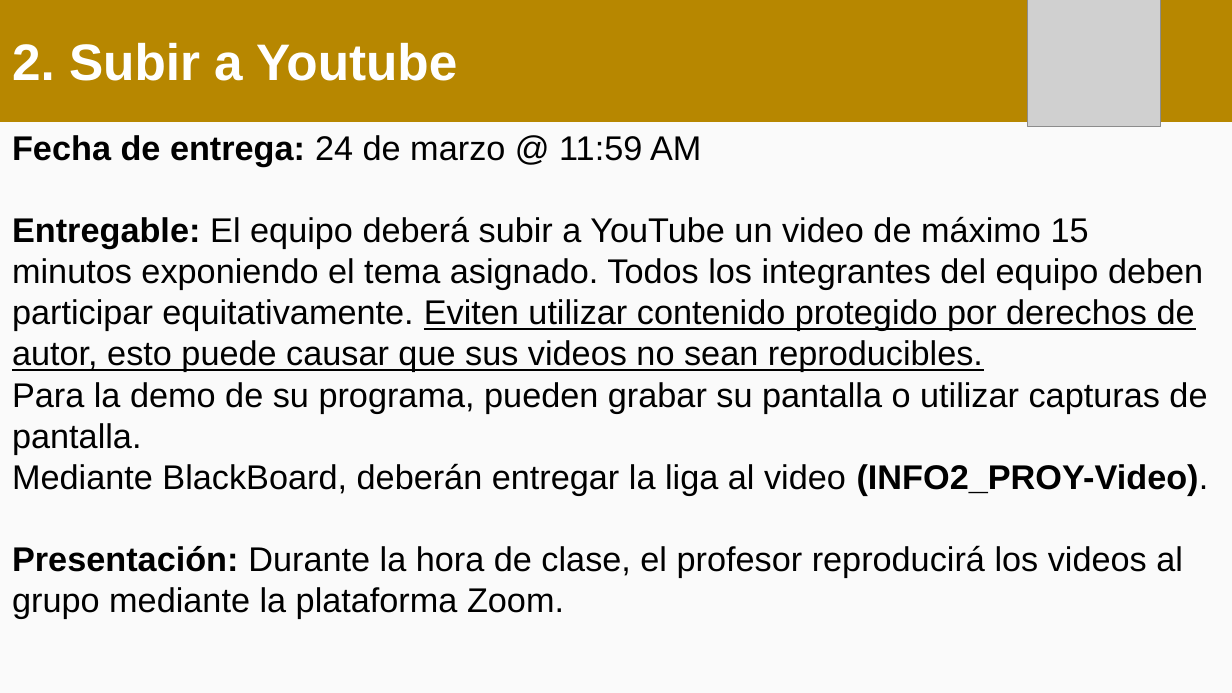
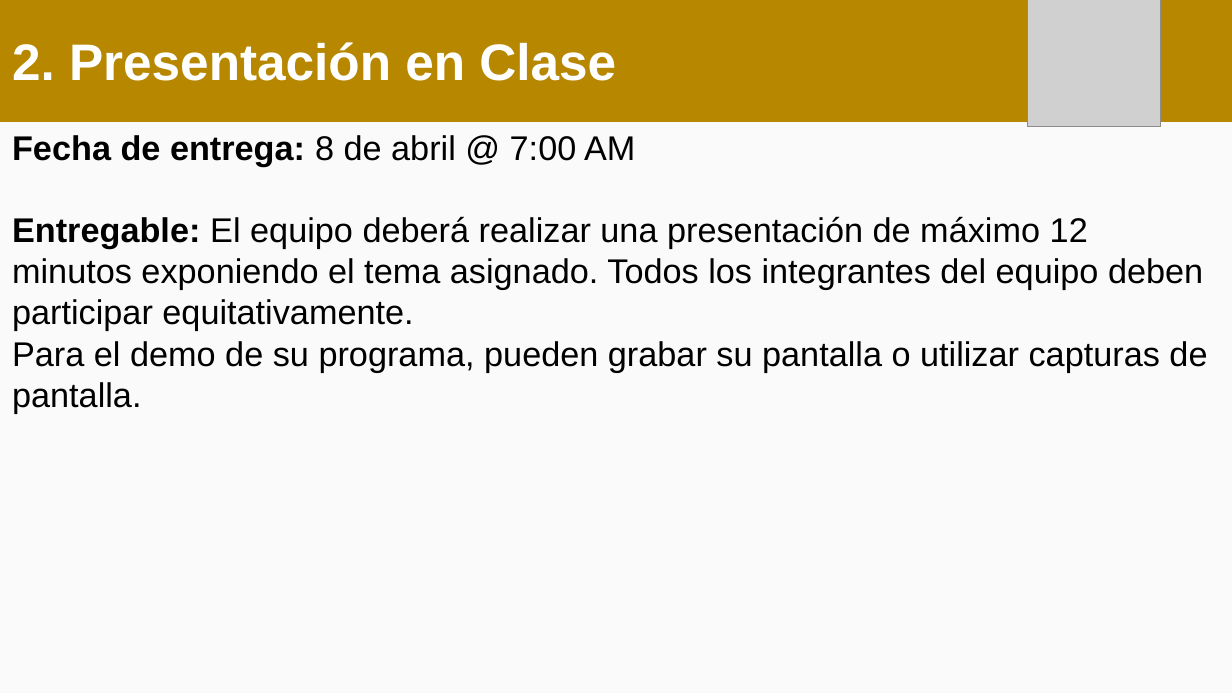
Before and after one commit to OMardil/INFO2_2021, a slide deck: slide 8 of PROYECTO/INFO2_PROYECTO.pptx. Drawn at 1232x693 pixels with LibreOffice and Linux fonts; fonts in the diff are those of the drawing; grey boxes stand for pictures. Boxes give left, top, right and bottom in pixels: in the first picture for what was removed or moved away, otherwise in the second. Text is boxed around its words. In the diff, an @@ line names an element or a change of style, - is before the commit and + after.

Commit message:
Update INFO2 files

```diff
--- a/PROYECTO/INFO2_PROYECTO.pptx
+++ b/PROYECTO/INFO2_PROYECTO.pptx
@@ text in rectangle at [12, 42, 616, 81]: text changed @@
-2. Subir a Youtube
+2. Presentación en Clase
@@ text at [12, 135, 1207, 413]: text changed @@
-Fecha de entrega: 24 de marzo @ 11:59 AM
-Entregable: El equipo deberá subir a YouTube un video de máximo 15 minutos exponiendo el tema asignado. Todos los integrantes del equipo deben participar equitativamente. Eviten utilizar contenido protegido por derechos de autor, esto puede causar que sus videos no sean reproducibles.
-Para la demo de su programa, pueden grabar su pantalla o utilizar capturas de pantalla.
-Mediante BlackBoard, deberán entregar la liga al video (INFO2_PROY-Video).
-Presentación: Durante la hora de clase, el profesor reproducirá los videos al grupo mediante la plataforma Zoom.
+Fecha de entrega: 8 de abril @ 7:00 AM
+Entregable: El equipo deberá realizar una presentación de máximo 12 minutos exponiendo el tema asignado. Todos los integrantes del equipo deben participar equitativamente.
+Para el demo de su programa, pueden grabar su pantalla o utilizar capturas de pantalla.
```
Also in this commit, not shown: 5 other slides changed, 15 other files.
